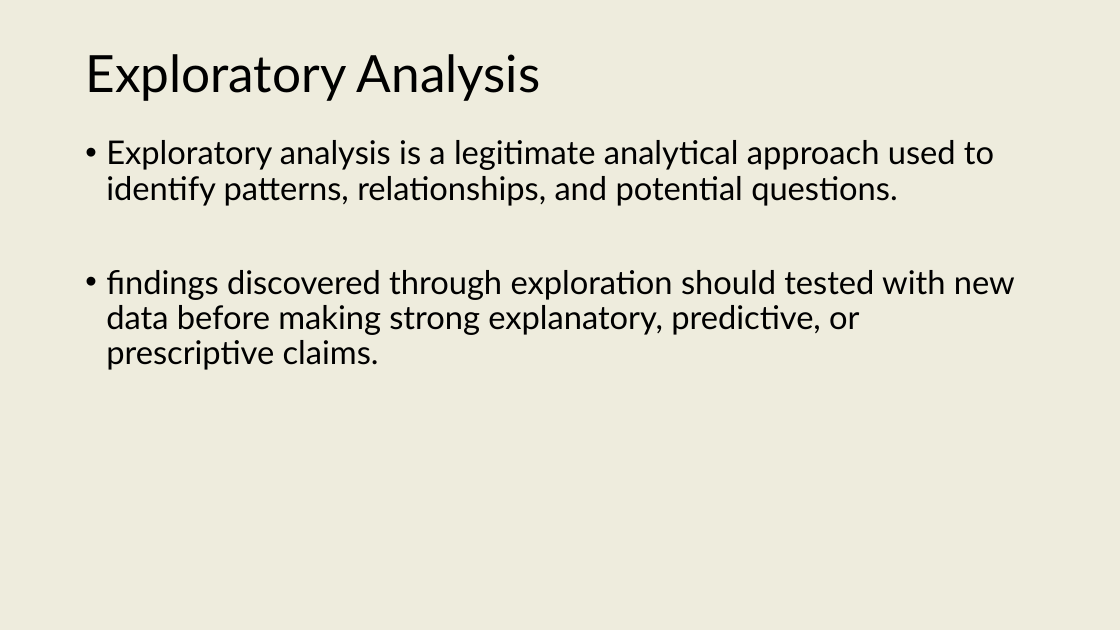
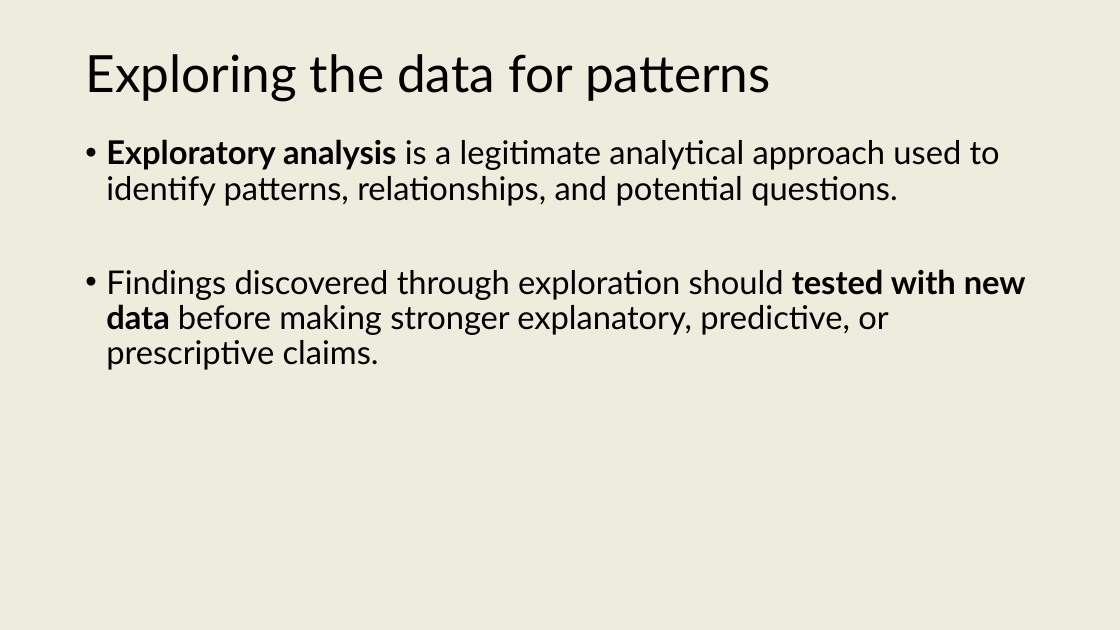
Before and after one commit to onishisaryu/HES-3000-Sports-Data-Analytics, a slide deck: slide 22 of pptx/Lecture3.pptx. Drawn at 1120x630 pixels with LibreOffice and Linux fonts; fonts in the diff are those of the drawing. Boxes give left, top, right and bottom in pixels: in the first picture for what was removed or moved away, otherwise in the second. Text is boxed around its words. In the diff, an @@ line names an element or a change of style, - is before the commit and + after.

```diff
--- a/pptx/Lecture3.pptx
+++ b/pptx/Lecture3.pptx
@@ title at (85, 54, 771, 101): text changed @@
-Exploratory Analysis
+Exploring the data for patterns
@@ text at (106, 139, 1000, 206): bold on in "Exploratory analysis" @@
@@ text at (106, 269, 1026, 370): text changed @@
-• findings discovered through exploration should tested with new data before making strong explanatory, predictive, or prescriptive claims.
+• Findings discovered through exploration should tested with new data before making stronger explanatory, predictive, or prescriptive claims.
```
Also in this commit, not shown: 7 other slides changed, 1 slide added, 4 other files.
